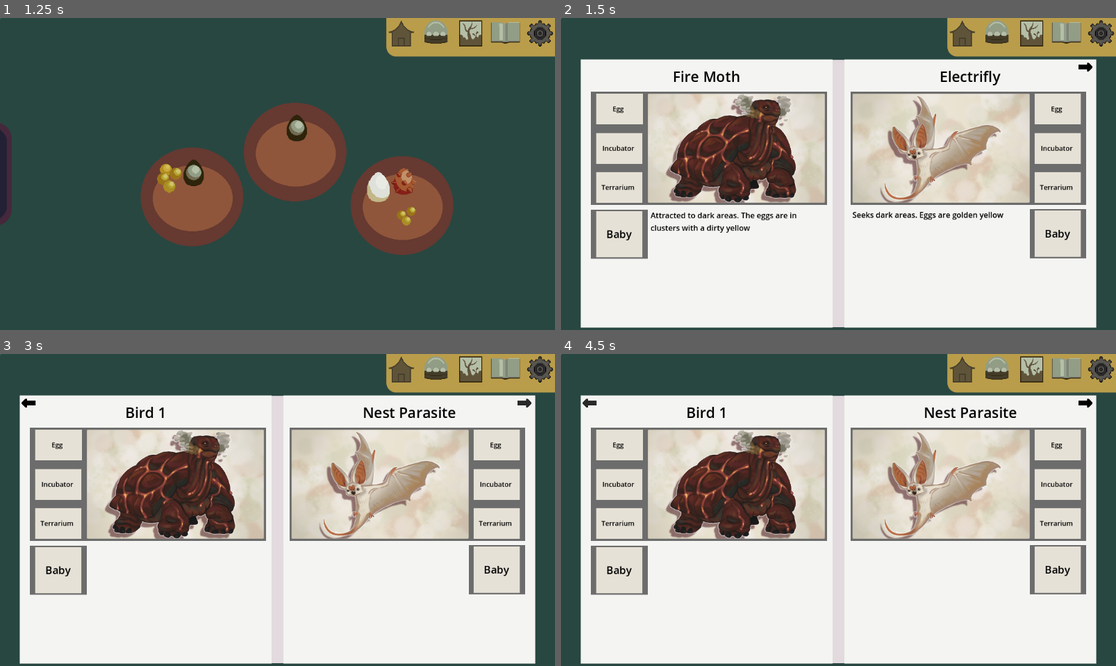
Above: before the commit, frames 1-4 (two rows, left to right).
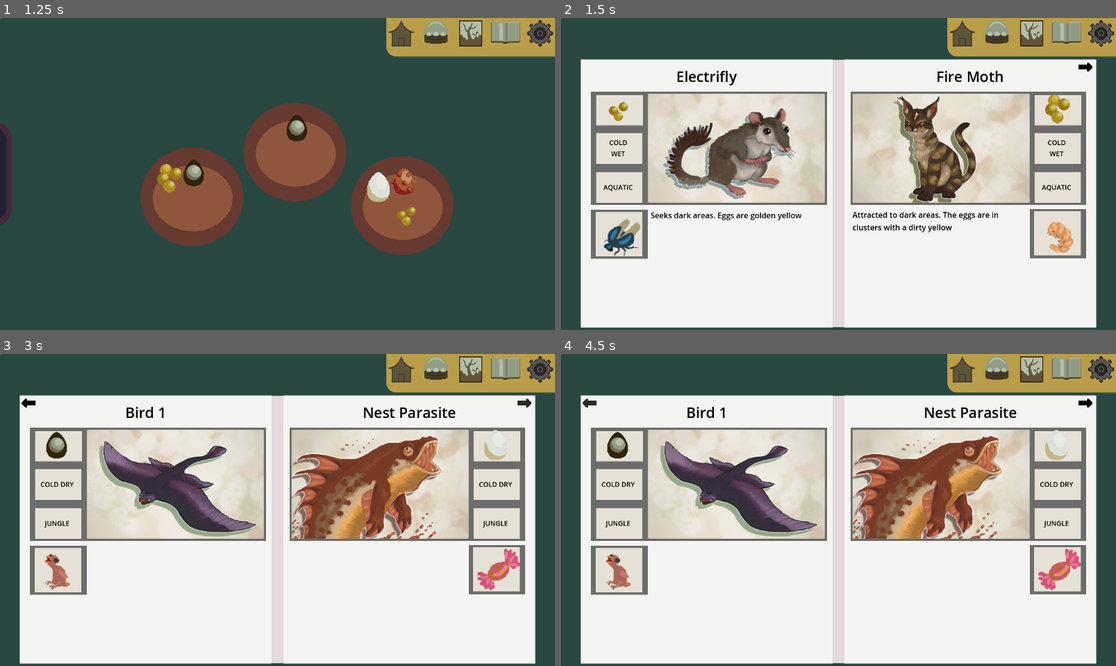
Above: after the commit, the same moments.

Repository: FrostyEmby/cafe-dot-secret-ingredient
Game: Godot game, scene res://scenes/main_menu.tscn
Same seed, same stepped clock (60 frames per second), same inputs: the game is played once before the commit and once after it.
Inputs (mouse positions are in pixels of both pictures, inside the frame that each line leads up to):
- Up to frame 1 (1.25 s): click "Play" at 0.5 s
- Up to frame 2 (1.5 s): click (1066, 36) at 1.25 s
- Up to frame 3 (3 s): click (505, 372) at 2 s; click (527, 403) at 2.75 s
- Up to frame 4 (4.5 s): click (1088, 403) at 3.5 s; click (594, 403) at 4.25 s

Frame 1 is identical in both runs. In frame 2, 13% of the frame differs, in the area x 6-94%, y 16-77%; in frame 3, 15%, in the area x 6-94%, y 24-77%; in frame 4, 15%.

Commit message:
Making useful labels

Diff:
--- a/resources/bestiary-data.tres
+++ b/resources/bestiary-data.tres
@@ -10,5 +10,5 @@
 
 [resource]
 script = ExtResource("1_8w2vk")
-creatures = Array[ExtResource("1_1jxg1")]([ExtResource("2_5aybs"), ExtResource("3_wqog4"), ExtResource("4_gkyl6"), ExtResource("5_5fwk7"), ExtResource("6_bmmyl")])
+creatures = Array[ExtResource("1_1jxg1")]([ExtResource("3_wqog4"), ExtResource("2_5aybs"), ExtResource("4_gkyl6"), ExtResource("5_5fwk7"), ExtResource("6_bmmyl")])
 metadata/_custom_type_script = "uid://domapwhce8b8o"
--- a/resources/creatures/bird-one.tres
+++ b/resources/creatures/bird-one.tres
@@ -1,6 +1,7 @@
-[gd_resource type="Resource" script_class="CreatureStats" load_steps=5 format=3 uid="uid://bo03k2xsccltr"]
+[gd_resource type="Resource" script_class="CreatureStats" load_steps=6 format=3 uid="uid://bo03k2xsccltr"]
 
 [ext_resource type="Texture2D" uid="uid://cinfspmbwyame" path="res://art/eggs/meat.png" id="1_6j0q7"]
+[ext_resource type="Texture2D" uid="uid://bkw33sdj8q46w" path="res://art/adult creatures/mach bird.png" id="1_lhid5"]
 [ext_resource type="Texture2D" uid="uid://db1p5mc1oy03c" path="res://art/eggs/birdbaby.png" id="2_lhid5"]
 [ext_resource type="Texture2D" uid="uid://yph5r4u8xt3w" path="res://art/icons/egg1.png" id="3_hqlun"]
 [ext_resource type="Script" uid="uid://cqr8dj8toeqen" path="res://scripts/templates/creature-stats.gd" id="4_rrvt4"]
@@ -16,4 +17,5 @@
 egg = ExtResource("3_hqlun")
 baby_sprite = ExtResource("2_lhid5")
 adult_sprite = ExtResource("1_6j0q7")
+adult_detailed = ExtResource("1_lhid5")
 metadata/_custom_type_script = "uid://cqr8dj8toeqen"
--- a/resources/creatures/electric-dragonfly.tres
+++ b/resources/creatures/electric-dragonfly.tres
@@ -1,6 +1,7 @@
-[gd_resource type="Resource" script_class="CreatureStats" load_steps=5 format=3 uid="uid://bgpacae1weki4"]
+[gd_resource type="Resource" script_class="CreatureStats" load_steps=6 format=3 uid="uid://bgpacae1weki4"]
 
 [ext_resource type="Texture2D" uid="uid://dc8bemi4sn4jo" path="res://art/eggs/insect.png" id="1_emsln"]
+[ext_resource type="Texture2D" uid="uid://ddoh7nkny1s53" path="res://art/adult creatures/moose shrew.png" id="1_lm0f6"]
 [ext_resource type="Texture2D" uid="uid://ycp6l1v2kl0h" path="res://art/eggs/plant.png" id="1_nilii"]
 [ext_resource type="Texture2D" uid="uid://cj6xd5qfa1nfl" path="res://art/eggs/egglist37.png" id="2_nilii"]
 [ext_resource type="Script" uid="uid://cqr8dj8toeqen" path="res://scripts/templates/creature-stats.gd" id="3_lm0f6"]
@@ -17,4 +18,5 @@
 egg = ExtResource("2_nilii")
 baby_sprite = ExtResource("1_emsln")
 adult_sprite = ExtResource("1_nilii")
+adult_detailed = ExtResource("1_lm0f6")
 metadata/_custom_type_script = "uid://cqr8dj8toeqen"
--- a/resources/creatures/fire-moth.tres
+++ b/resources/creatures/fire-moth.tres
@@ -1,7 +1,8 @@
-[gd_resource type="Resource" script_class="CreatureStats" load_steps=5 format=3 uid="uid://dosts8w07go7f"]
+[gd_resource type="Resource" script_class="CreatureStats" load_steps=6 format=3 uid="uid://dosts8w07go7f"]
 
 [ext_resource type="Texture2D" uid="uid://bwf62tpmssjd4" path="res://art/eggs/insectbaby.png" id="1_62clb"]
 [ext_resource type="Texture2D" uid="uid://ycp6l1v2kl0h" path="res://art/eggs/plant.png" id="1_s8uu0"]
+[ext_resource type="Texture2D" uid="uid://cw11tb05aybg8" path="res://art/adult creatures/carbunkle.png" id="1_vlywj"]
 [ext_resource type="Texture2D" uid="uid://dl0xw3162b2qq" path="res://art/eggs/egglist39.png" id="2_s8uu0"]
 [ext_resource type="Script" uid="uid://cqr8dj8toeqen" path="res://scripts/templates/creature-stats.gd" id="3_vlywj"]
 
@@ -16,4 +17,5 @@
 egg = ExtResource("2_s8uu0")
 baby_sprite = ExtResource("1_62clb")
 adult_sprite = ExtResource("1_s8uu0")
+adult_detailed = ExtResource("1_vlywj")
 metadata/_custom_type_script = "uid://cqr8dj8toeqen"
--- a/resources/creatures/nest-parasite.tres
+++ b/resources/creatures/nest-parasite.tres
@@ -1,5 +1,6 @@
-[gd_resource type="Resource" script_class="CreatureStats" load_steps=5 format=3 uid="uid://dxqtqoy48cpre"]
+[gd_resource type="Resource" script_class="CreatureStats" load_steps=6 format=3 uid="uid://dxqtqoy48cpre"]
 
+[ext_resource type="Texture2D" uid="uid://dtefrlqmqoy6m" path="res://art/adult creatures/magma gulper.png" id="1_be46o"]
 [ext_resource type="Texture2D" uid="uid://c10ttlqccra28" path="res://art/eggs/omni.png" id="1_mtm20"]
 [ext_resource type="Texture2D" uid="uid://brb0cqlttxbfl" path="res://art/eggs/candy.png" id="1_v7hs4"]
 [ext_resource type="Texture2D" uid="uid://bi0nnqhdm1nkh" path="res://art/eggs/egglist17.png" id="2_mtm20"]
@@ -16,4 +17,5 @@
 egg = ExtResource("2_mtm20")
 baby_sprite = ExtResource("1_v7hs4")
 adult_sprite = ExtResource("1_mtm20")
+adult_detailed = ExtResource("1_be46o")
 metadata/_custom_type_script = "uid://cqr8dj8toeqen"
--- a/resources/creatures/plant-tortoise.tres
+++ b/resources/creatures/plant-tortoise.tres
@@ -12,7 +12,7 @@
 diet = "herbivorous"
 hint = "Egg is cool to the touch"
 confused_with = "lava creatures"
-description = "Tortoise made out of tree with leaves and solid amber."
+description = "The glowing lava seeping out of its body hardens into thick slacks, making it hard to move. In death it will completely petrify."
 incubator = 3
 terrarium = 3
 egg = ExtResource("3_v2tow")
--- a/scenes/bestiary.tscn
+++ b/scenes/bestiary.tscn
@@ -1,12 +1,14 @@
-[gd_scene load_steps=16 format=3 uid="uid://puey23wcodsh"]
+[gd_scene load_steps=18 format=3 uid="uid://puey23wcodsh"]
 
 [ext_resource type="Script" uid="uid://dbtlv6p44ft57" path="res://scripts/bestiary.gd" id="1_lqwxb"]
 [ext_resource type="Texture2D" uid="uid://c5son408o0nng" path="res://art/icons/back-small.png" id="2_lqwxb"]
 [ext_resource type="Texture2D" uid="uid://hvokm05hwnwl" path="res://art/adult creatures/obsidian.png" id="2_oyl77"]
 [ext_resource type="Texture2D" uid="uid://clq10s4vdhy0c" path="res://art/adult creatures/page background4.png" id="3_aig2i"]
+[ext_resource type="Texture2D" uid="uid://chum4g82ol76j" path="res://art/eggs/egglist28.png" id="4_eapyg"]
 [ext_resource type="Texture2D" uid="uid://chvqbwaulnv8y" path="res://art/icons/forward-small.png" id="4_j3mqr"]
 [ext_resource type="Texture2D" uid="uid://cy87qvc5vucad" path="res://art/adult creatures/cool bat.png" id="6_eapyg"]
 [ext_resource type="Texture2D" uid="uid://bvxd7p23rhjsv" path="res://art/adult creatures/page background2.png" id="7_bfiq4"]
+[ext_resource type="Texture2D" uid="uid://bi0nnqhdm1nkh" path="res://art/eggs/egglist17.png" id="9_bfiq4"]
 [ext_resource type="Texture2D" uid="uid://cmjnxjp0dfr3a" path="res://art/icons/back-small-hover.png" id="9_eapyg"]
 [ext_resource type="PackedScene" uid="uid://b085dkuk7uq8r" path="res://scenes/mini_menu.tscn" id="11_aig2i"]
 [ext_resource type="Texture2D" uid="uid://jsqxydg5pski" path="res://art/icons/forward-smal-hover.png" id="11_bfiq4"]
@@ -113,24 +115,43 @@
 texture = ExtResource("3_aig2i")
 expand_mode = 1
 
+[node name="Egg Background" type="ColorRect" parent="Left Page"]
+layout_mode = 1
+anchors_preset = 15
+anchor_right = 1.0
+anchor_bottom = 1.0
+offset_left = 32.0
+offset_top = 74.0
+offset_right = -394.0
+offset_bottom = -420.0
+grow_horizontal = 2
+grow_vertical = 2
+color = Color(0.9019608, 0.88235295, 0.8392157, 1)
+
 [node name="Egg" type="TextureRect" parent="Left Page"]
 layout_mode = 0
-offset_left = 32.0
+offset_left = 44.0
 offset_top = 71.0
-offset_right = 97.0
+offset_right = 109.0
 offset_bottom = 135.0
+texture = ExtResource("4_eapyg")
 
 [node name="ColorRect" type="ColorRect" parent="Left Page/Egg"]
-layout_mode = 1
-anchors_preset = 15
-anchor_right = 1.0
-anchor_bottom = 1.0
-offset_right = 32.0
+visible = false
+layout_mode = 1
+anchors_preset = 15
+anchor_right = 1.0
+anchor_bottom = 1.0
+offset_left = -12.0
+offset_top = 4.0
+offset_right = 20.0
+offset_bottom = 4.0
 grow_horizontal = 2
 grow_vertical = 2
 color = Color(0.9019608, 0.88235295, 0.8392157, 1)
 
 [node name="Label" type="Label" parent="Left Page/Egg"]
+visible = false
 layout_mode = 1
 anchors_preset = -1
 anchor_bottom = 0.1
@@ -206,23 +227,38 @@
 offset_bottom = 414.0
 color = Color(0.42352942, 0.42352942, 0.42352942, 1)
 
-[node name="Baby Creature Picture Area3" type="TextureRect" parent="Left Page"]
+[node name="Baby Background" type="ColorRect" parent="Left Page"]
+layout_mode = 1
+anchors_preset = 15
+anchor_right = 1.0
+anchor_bottom = 1.0
+offset_left = 31.0
+offset_top = 316.5
+offset_right = -395.0
+offset_bottom = -148.5
+grow_horizontal = 2
+grow_vertical = 2
+color = Color(0.9019608, 0.88235295, 0.8392157, 1)
+
+[node name="Baby Creature Picture" type="TextureRect" parent="Left Page"]
 layout_mode = 0
 offset_left = 32.0
 offset_top = 315.0
-offset_right = 128.0
+offset_right = 129.0
 offset_bottom = 411.0
 
-[node name="ColorRect" type="ColorRect" parent="Left Page/Baby Creature Picture Area3"]
-layout_mode = 1
-anchors_preset = 15
-anchor_right = 1.0
-anchor_bottom = 1.0
-grow_horizontal = 2
-grow_vertical = 2
-color = Color(0.9019608, 0.88235295, 0.8392157, 1)
-
-[node name="Label" type="Label" parent="Left Page/Baby Creature Picture Area3"]
+[node name="ColorRect" type="ColorRect" parent="Left Page/Baby Creature Picture"]
+visible = false
+layout_mode = 1
+anchors_preset = 15
+anchor_right = 1.0
+anchor_bottom = 1.0
+grow_horizontal = 2
+grow_vertical = 2
+color = Color(0.9019608, 0.88235295, 0.8392157, 1)
+
+[node name="Label" type="Label" parent="Left Page/Baby Creature Picture"]
+visible = false
 layout_mode = 0
 offset_right = 96.0
 offset_bottom = 96.0
@@ -336,14 +372,29 @@
 texture = ExtResource("7_bfiq4")
 expand_mode = 1
 
+[node name="Egg Background" type="ColorRect" parent="Right Page"]
+layout_mode = 1
+anchors_preset = 15
+anchor_right = 1.0
+anchor_bottom = 1.0
+offset_left = 395.0
+offset_top = 74.0
+offset_right = -31.0
+offset_bottom = -420.0
+grow_horizontal = 2
+grow_vertical = 2
+color = Color(0.9019608, 0.88235295, 0.8392157, 1)
+
 [node name="Egg" type="TextureRect" parent="Right Page"]
 layout_mode = 0
 offset_left = 409.0
 offset_top = 71.0
 offset_right = 473.0
 offset_bottom = 135.0
+texture = ExtResource("9_bfiq4")
 
 [node name="ColorRect" type="ColorRect" parent="Right Page/Egg"]
+visible = false
 layout_mode = 1
 anchors_preset = 15
 anchor_right = 1.0
@@ -355,6 +406,7 @@
 color = Color(0.9019608, 0.88235295, 0.8392157, 1)
 
 [node name="Label" type="Label" parent="Right Page/Egg"]
+visible = false
 layout_mode = 1
 anchors_preset = -1
 anchor_bottom = 0.1
@@ -431,14 +483,28 @@
 offset_bottom = 413.0
 color = Color(0.42352942, 0.42352942, 0.42352942, 1)
 
+[node name="Baby Background" type="ColorRect" parent="Right Page"]
+layout_mode = 1
+anchors_preset = 15
+anchor_right = 1.0
+anchor_bottom = 1.0
+offset_left = 394.0
+offset_top = 315.0
+offset_right = -32.0
+offset_bottom = -150.0
+grow_horizontal = 2
+grow_vertical = 2
+color = Color(0.9019608, 0.88235295, 0.8392157, 1)
+
 [node name="Baby Creature Picture Area" type="TextureRect" parent="Right Page"]
 layout_mode = 0
-offset_left = 395.0
+offset_left = 397.0
 offset_top = 314.0
-offset_right = 491.0
+offset_right = 493.0
 offset_bottom = 410.0
 
 [node name="ColorRect" type="ColorRect" parent="Right Page/Baby Creature Picture Area"]
+visible = false
 layout_mode = 1
 anchors_preset = 15
 anchor_right = 1.0
@@ -449,6 +515,7 @@
 color = Color(0.90018153, 0.8804225, 0.8409129, 1)
 
 [node name="Label" type="Label" parent="Right Page/Baby Creature Picture Area"]
+visible = false
 layout_mode = 0
 offset_right = 96.0
 offset_bottom = 96.0
--- a/scripts/bestiary.gd
+++ b/scripts/bestiary.gd
@@ -21,10 +21,12 @@
 
 	# Fill in left page
 	$"Left Page/Creature Name".text = bestiary.creatures[page].name
+	$"Left Page/Incubator/Label".text = bestiary.creatures[page].hatchery.keys()[bestiary.creatures[page].incubator].replace("_", " ")
+	$"Left Page/Terrarium/Label".text = bestiary.creatures[page].habitat.keys()[bestiary.creatures[page].terrarium]
 	$"Left Page/Dynamic Text/Description".text = bestiary.creatures[page].description
-	#$"Left Page/Adult Creature Picture Area".texture = creatures[page].adult_detailed
-	#$"Left Page/Baby Creature Picture Area".texture = creatures[page].baby_detailed
-	#$"Left Page/Egg".texture = creatures[page].egg
+	$"Left Page/Adult Creature Picture".texture = bestiary.creatures[page].adult_detailed
+	$"Left Page/Baby Creature Picture".texture = bestiary.creatures[page].baby_sprite
+	$"Left Page/Egg".texture = bestiary.creatures[page].egg
 
 	# if odd amount of creatures and on last page, clear the right page
 	if bestiary.creatures.size() % 2 != 0 && page == bestiary.creatures.size() - 1:
@@ -34,10 +36,12 @@
 
 		# Fill in right page
 		$"Right Page/Creature Name".text = bestiary.creatures[page+1].name
+		$"Right Page/Incubator/Label".text = bestiary.creatures[page+1].hatchery.keys()[bestiary.creatures[page].incubator].replace("_", " ")
+		$"Right Page/Terrarium/Label".text = bestiary.creatures[page+1].habitat.keys()[bestiary.creatures[page].terrarium]
 		$"Right Page/Dynamic Text/Description".text = bestiary.creatures[page+1].description
-		#$"Right Page/Adult Creature Picture Area".texture = creatures[page+1].adult_detailed
-		#$"Right Page/Baby Creature Picture Area".texture = creatures[page+1].baby_detailed
-		#$"Right Page/Egg".texture = creatures[page+1].egg
+		$"Right Page/Adult Creature Picture Area".texture = bestiary.creatures[page+1].adult_detailed
+		$"Right Page/Baby Creature Picture Area".texture = bestiary.creatures[page+1].baby_sprite
+		$"Right Page/Egg".texture = bestiary.creatures[page+1].egg
 
 
 
